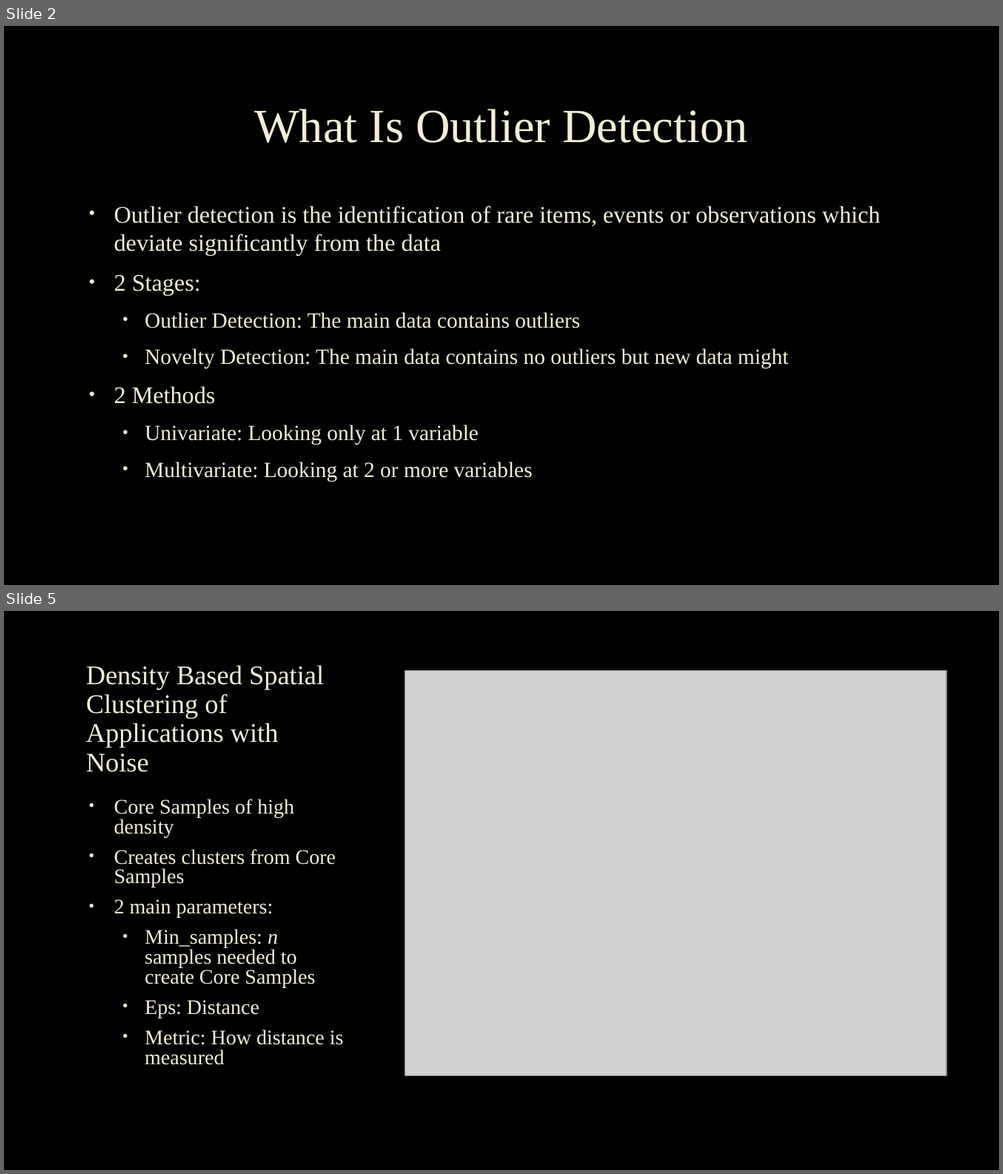
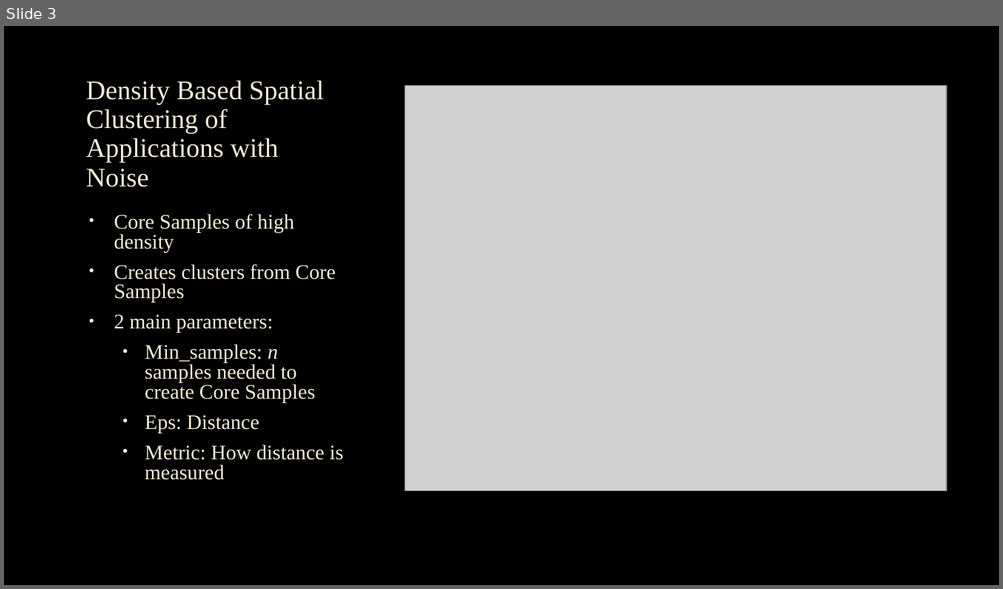
Before and after one commit to cmbfuqua/senior_project, a slide deck: Outlier Detection Presentation.pptx. Shown one above the other, each under a label of ours: slides 2 and 5 before the commit, slide 3 after it; the slides between them are not shown. The pictures are 1003x1174 and 1003x589 pixels, drawn with LibreOffice and Linux fonts; fonts in the diff are those of the drawing; grey boxes stand for pictures; background and template pictures are left out. Boxes give left, top, right and bottom in pixels: in the first picture for what was removed or moved away, otherwise in the second. Text is boxed around its words. In the diff, an @@ line names an element or a change of style, - is before the commit and + after.

```diff
--- a/Outlier Detection Presentation.pptx
+++ b/Outlier Detection Presentation.pptx
@@ slide 2 removed at [4, 26, 999, 585], background picture (left out) @@
@@ title removed at [254, 109, 747, 143] @@
-What Is Outlier Detection
@@ text removed at [114, 206, 880, 482] @@
-• Outlier detection is the identification of rare items, events or observations which deviate significantly from the data
-• 2 Stages:
-  • Outlier Detection: The main data contains outliers
-  • Novelty Detection: The main data contains no outliers but new data might
-• 2 Methods
-  • Univariate: Looking only at 1 variable
-  • Multivariate: Looking at 2 or more variables
@@ what was slide 5 is now slide 3 @@
```
Also in this commit, not shown: 7 slides changed, 7 slides added, 3 other slides removed, 11 other files.
